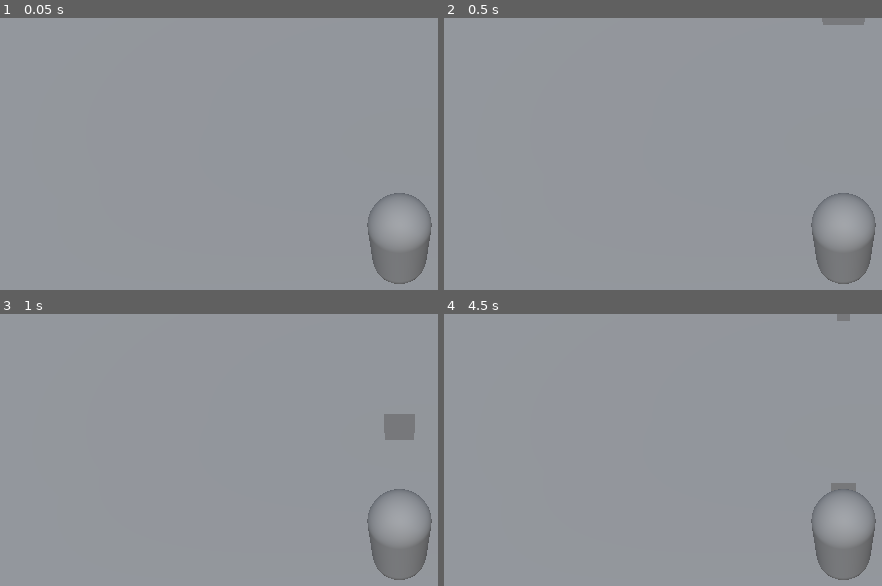
Above: before the commit, frames 1-4 (two rows, left to right).
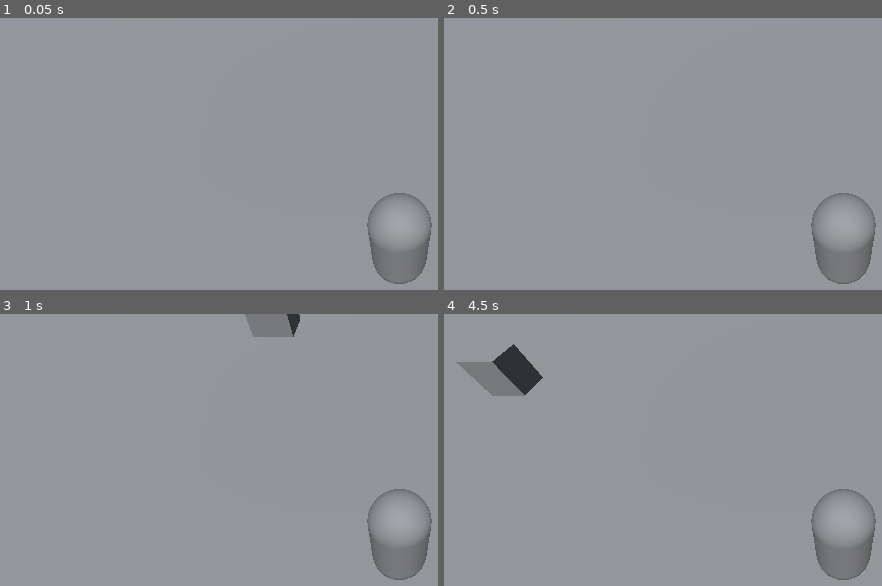
Above: after the commit, the same moments.

Repository: dima101130/Nuke-Floppa
Game: Godot game, scene res://world.tscn
The game is run twice, just before and just after one commit, with the same random seed, the same clock (stepped at 60 frames per second) and the same inputs.
Inputs:
- Up to frame 1 (0.05 s): no input
- Up to frame 2 (0.5 s): no input
- Up to frame 3 (1 s): tap Enter at 0.5 s; hold D (right) from 0.53 s (still down); hold Shift (sprint) from 0.53 s (still down); tap Space (jump) at 0.77, 0.8 s
- Up to frame 4 (4.5 s): tap Space (jump) at 1.07, 1.35, 1.52, 1.82, 2.3, 3.02, 3.32, 3.6, 3.77, 4.07 s; release D (right) at 1.28 s; release Shift (sprint) at 1.28 s; hold S (backward) 1.28-2.03 s; tap Shift (sprint) at 1.55, 2.85, 4.35 s; hold D (right) 2.03-2.78 s; hold Shift (sprint) 2.03-2.78 s; hold W (forward) 2.78-3.53 s; hold A (left) from 3.53 s (still down)

Frame 1 is identical in both runs. In frame 2, 0.2% of the frame differs, in the area x 86-97%, y 0-3%; in frame 3, 1.6%; in frame 4, 2.2%, in the area x 2-95%, y 0-66%.
Error before the commit: Parse Error: Unexpected "Identifier" in class body. (res://player.gd:16)

Commit message:
Revert "LOL UPDADTE"
This reverts commit 8af9e530155f21493eaac169f9175b04bd61ccbf.

Diff:
--- a/player.gd
+++ b/player.gd
@@ -14,8 +14,6 @@
 var speed
 
 var mousepos = Vector2()
-
-print("lol")
 
 func _input(event):
 	if event is InputEventMouse:
--- a/world.tscn
+++ b/world.tscn
@@ -36,12 +36,12 @@
 
 [node name="Player" parent="." instance=ExtResource("1_ybutk")]
 transform = Transform3D(1, 0, 0, 0, 1, 0, 0, 0, 1, 0, 6.28459, 1.04043)
-walk_speed = null
-sprint_speed = null
-gravity = null
-jump_power = null
-h_accel = null
-v_accel = null
+walk_speed = 6.0
+sprint_speed = 10.0
+gravity = 9.8
+jump_power = 10.0
+h_accel = 35.0
+v_accel = 35.0
 
 [node name="RigidBody3D" type="RigidBody3D" parent="."]
 transform = Transform3D(1, 0, 0, 0, 1, 0, 0, 0, 1, 0, 9.0215, -4.9555)
